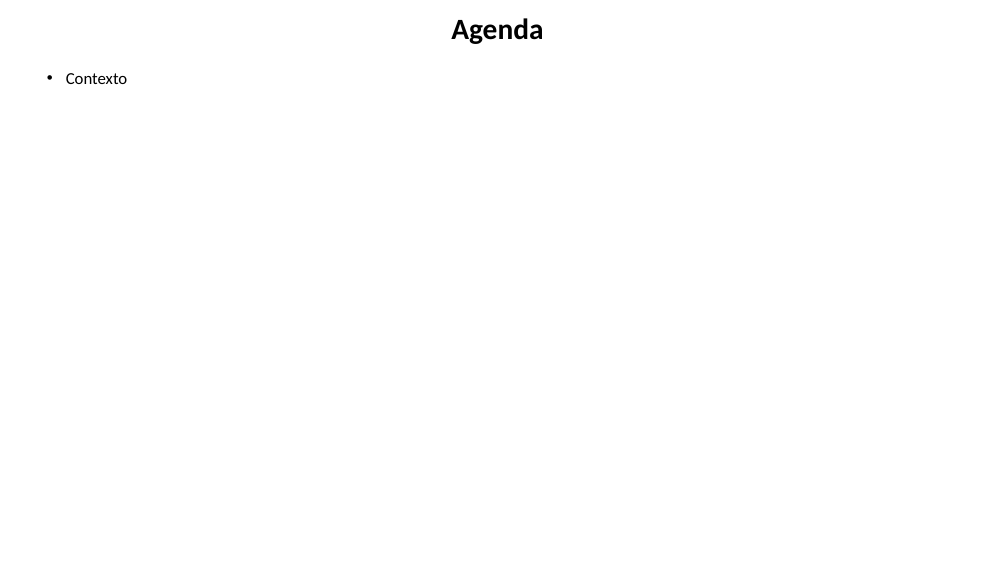
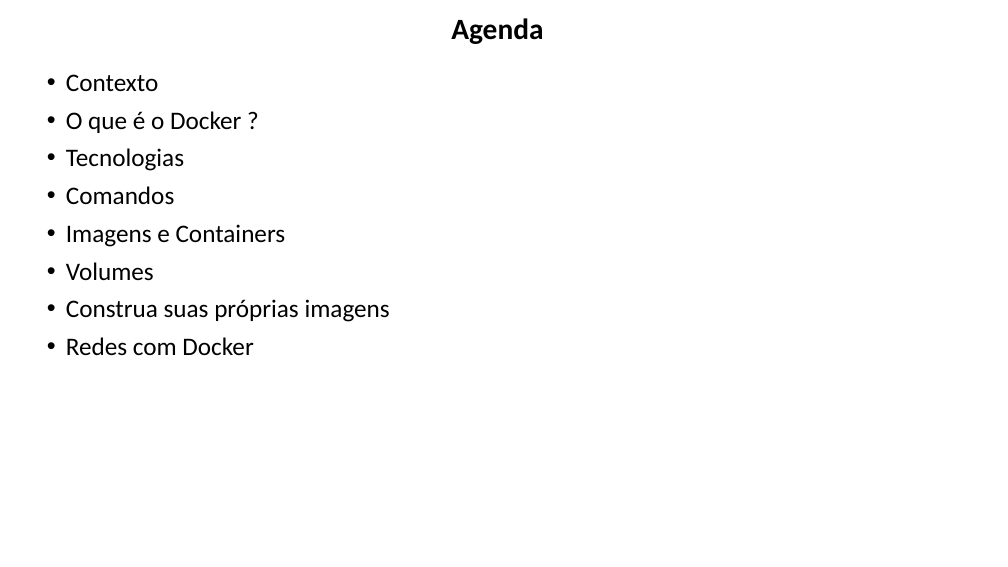
Before and after one commit to lacsousa/learning-docker, a slide deck: slide 2 of docs/docker-apresentacao-01.pptx. Drawn at 1008x567 pixels with LibreOffice and Linux fonts; fonts in the diff are those of the drawing. Boxes give left, top, right and bottom in pixels: in the first picture for what was removed or moved away, otherwise in the second. Text is boxed around its words. In the diff, an @@ line names an element or a change of style, - is before the commit and + after.

```diff
--- a/docs/docker-apresentacao-01.pptx
+++ b/docs/docker-apresentacao-01.pptx
@@ text at <box>66,74,159,91</box>: size 16 to 24 pt in "Contexto" @@
@@ text at <box>66,111,390,355</box>: paragraphs added @@
+• O que é o Docker ?
+• Tecnologias
+• Comandos
+• Imagens e Containers
+• Volumes
+• Construa suas próprias imagens
+• Redes com Docker
```
Also in this commit, not shown: 4 other slides changed, 2 slides added, 1 slide removed, 1 other file.
